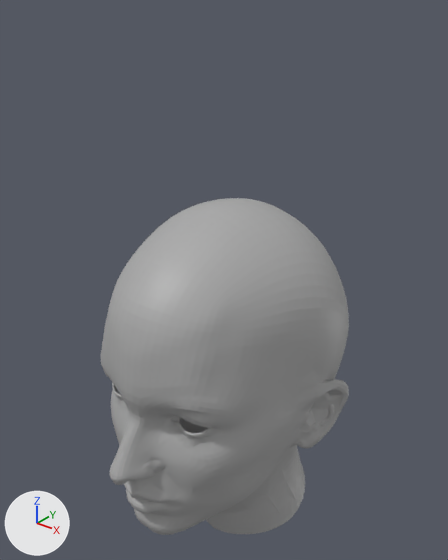
The FBX model Challenge5/face.fbx as it was, and as the next commit left it.
Rendered twice from a camera (50 mm lens) standing at (0.0175, -0.0211, 0.0197) and looking at (-0.0002, 0.0011, 0.006). The axes (+X, +Y, +Z) are drawn at lower left. The lights are the same throughout. Where no turn or scale is listed for an object, it has been applied to the vertices.

In view in the first picture: 'FemaleHead_2:Group12208', 'polySurface1'.
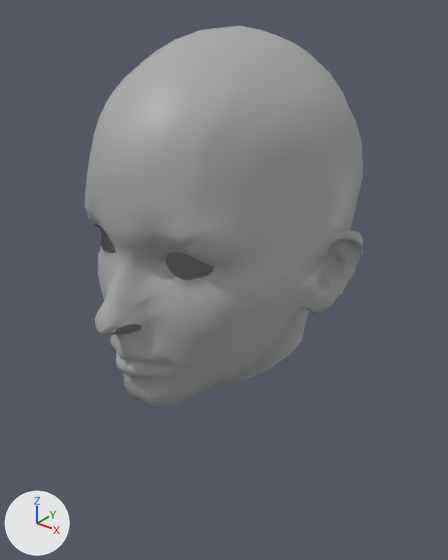
Where the change shows, as pixel boxes [x1, y1, x2, y2] in the pictures (448 x 560 px):
'polySurface1', moved
    before: [101, 237, 349, 532]
    after: [85, 26, 363, 408]
'FemaleHead_2:Group12208', hidden
    before: [101, 198, 349, 535]

What the commit changed:
Object 'FemaleHead_2:Group12208' (ob_femalehead_2_group12208) is now hidden.
Object 'polySurface1' (ob_polysurface1) moves from (0.0, 0.0, 0.0) to (0.0, 0.0, 0.00795).
